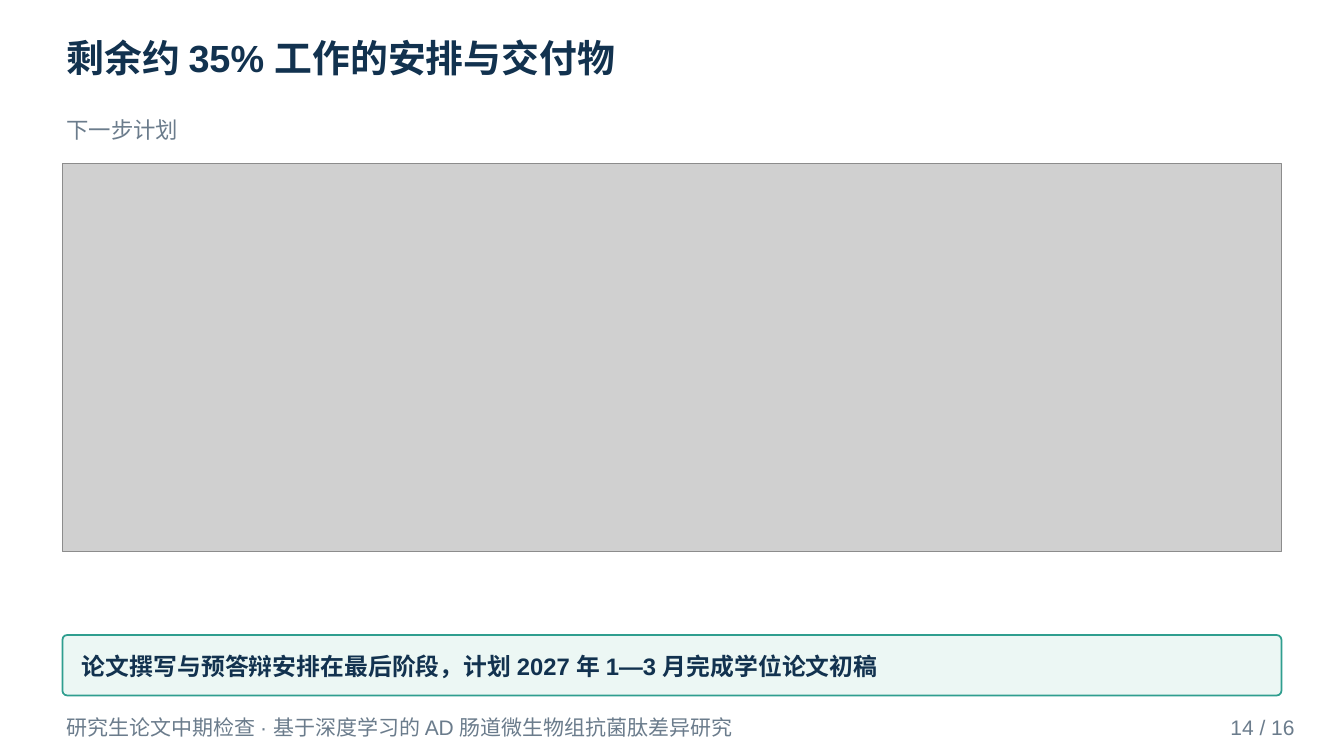
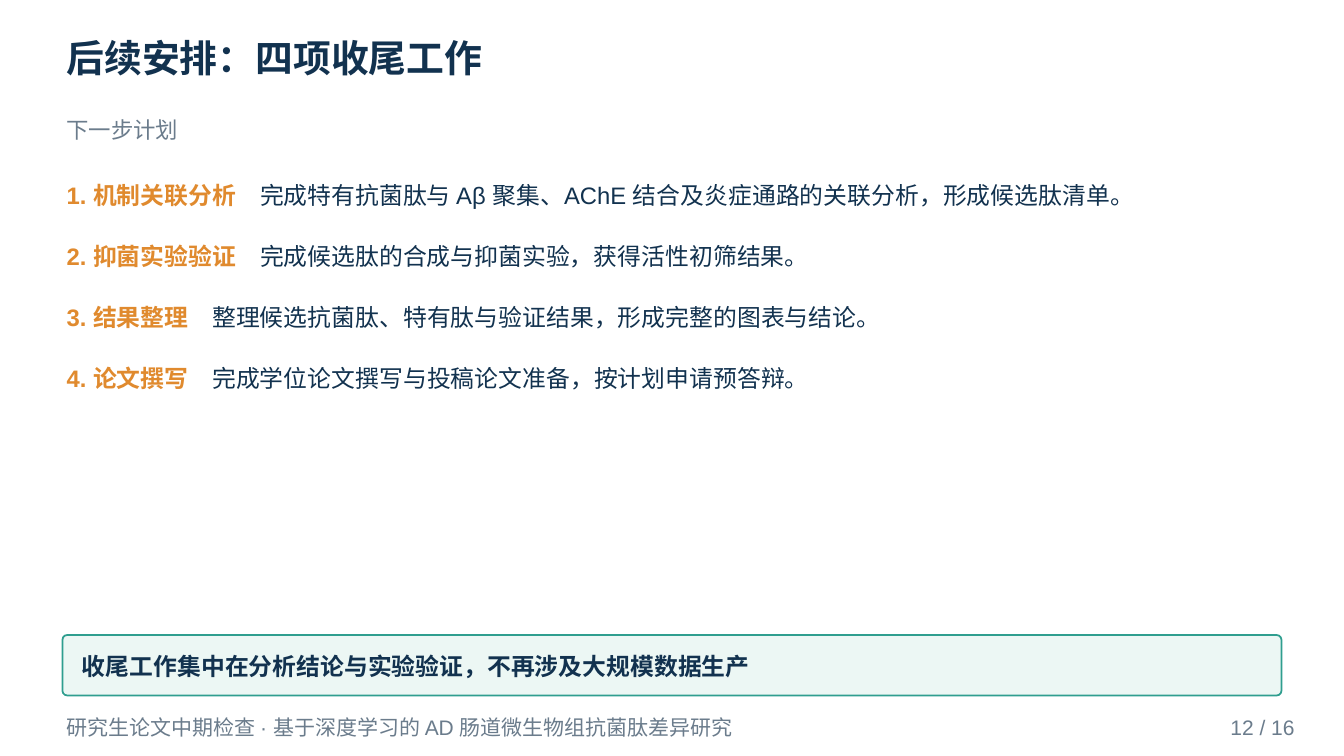
Before and after one commit to mqgg5630-cyber/zhongqi, a slide deck: slide 12 of deliverable/中期答辩.pptx (slide 14 before the commit). Drawn at 1344x756 pixels with LibreOffice and Linux fonts; fonts in the diff are those of the drawing; grey boxes stand for pictures. Boxes give left, top, right and bottom in pixels: in the first picture for what was removed or moved away, otherwise in the second. Text is boxed around its words. In the diff, an @@ line names an element or a change of style, - is before the commit and + after.

```diff
--- a/deliverable/中期答辩.pptx
+++ b/deliverable/中期答辩.pptx
@@ text at (67, 40, 483, 76): text changed @@
-剩余约 35% 工作的安排与交付物
+后续安排：四项收尾工作
@@ picture removed at (63, 163, 1281, 553) @@
@@ text added at (67, 183, 1134, 390), 17 pt, text #12324F @@
+1. 机制关联分析 完成特有抗菌肽与 Aβ 聚集、AChE 结合及炎症通路的关联分析，形成候选肽清单。
+2. 抑菌实验验证 完成候选肽的合成与抑菌实验，获得活性初筛结果。
+3. 结果整理 整理候选抗菌肽、特有肽与验证结果，形成完整的图表与结论。
+4. 论文撰写 完成学位论文撰写与投稿论文准备，按计划申请预答辩。
@@ text in rounded rectangle at (82, 654, 750, 678): text changed @@
-论文撰写与预答辩安排在最后阶段，计划 2027 年 1—3 月完成学位论文初稿
+收尾工作集中在分析结论与实验验证，不再涉及大规模数据生产
@@ text at (1230, 720, 1294, 735): text changed @@
-14 / 16
+12 / 16
```
Also in this commit, not shown: 12 other slides changed, 1 slide added, 1 slide removed, 24 other files.
